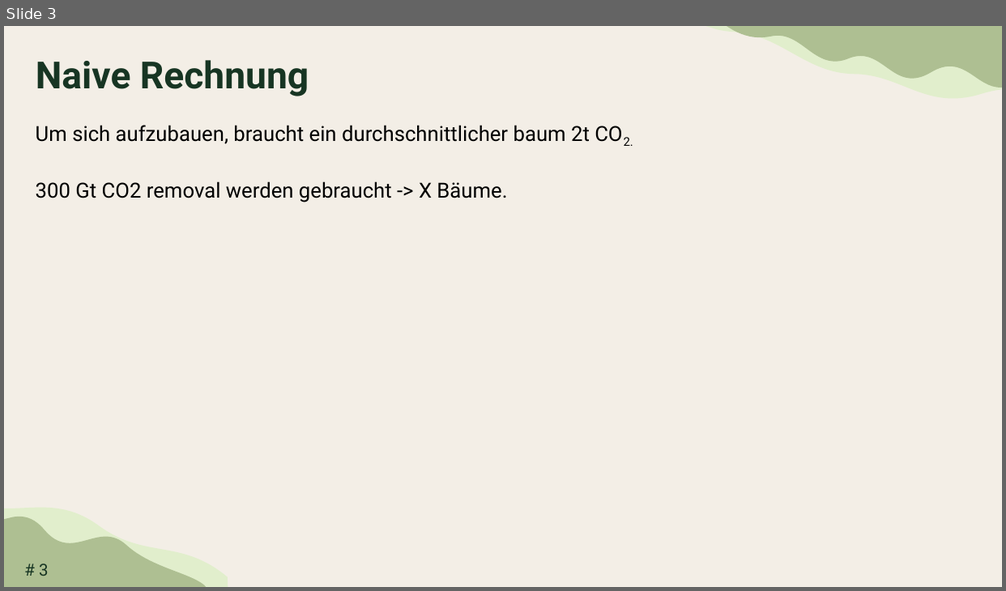
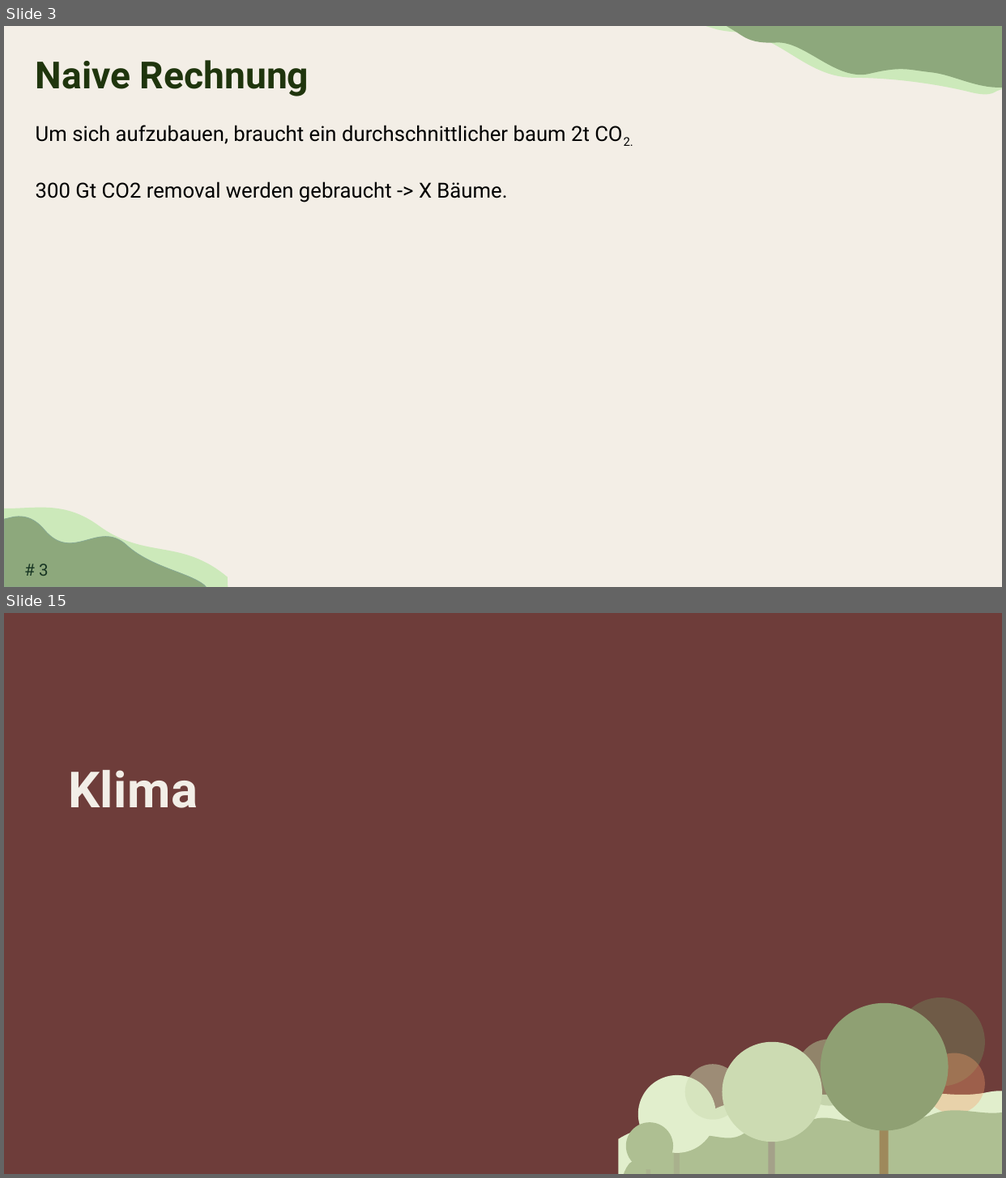
Before and after one commit to TimoDiepers/woodway, a slide deck: docs/slides/dissvortrag.pptx. Shown one above the other, each under a label of ours: slide 3 before the commit, slides 3 and 15 after it; the slides between them are not shown. The pictures are 1006x591 and 1006x1178 pixels, drawn with LibreOffice and Linux fonts; fonts in the diff are those of the drawing. Boxes give left, top, right and bottom in pixels: in the first picture for what was removed or moved away, otherwise in the second. Text is boxed around its words. In the diff, an @@ line names an element or a change of style, - is before the commit and + after.

```diff
--- a/docs/slides/dissvortrag.pptx
+++ b/docs/slides/dissvortrag.pptx
@@ slide 15 added at (x1=4, y1=613, x2=1002, y2=1174), background #6E3D3A @@
@@ title added at (x1=68, y1=770, x2=198, y2=808), 48 pt, text #F2EEE7, bold @@
+Klima
@@ ellipse added at (x1=897, y1=998, x2=986, y2=1087), fill #728157 at 45% opacity @@
@@ ellipse added at (x1=820, y1=1003, x2=948, y2=1131), fill #8FA073 @@
@@ ellipse added at (x1=722, y1=1042, x2=822, y2=1142), fill #CCDBB2 @@
@@ ellipse added at (x1=796, y1=1040, x2=863, y2=1106), fill #AEBF92 at 55% opacity @@
@@ ellipse added at (x1=685, y1=1064, x2=740, y2=1120), fill #CCDBB2 at 50% opacity @@
@@ ellipse added at (x1=924, y1=1053, x2=986, y2=1114), fill #F6A06B at 35% opacity @@
@@ freeform shape added at (x1=619, y1=1092, x2=1002, y2=1174), fill #E1EECC @@
@@ ellipse added at (x1=638, y1=1076, x2=716, y2=1153), fill #E1EECC @@
@@ freeform shape added at (x1=624, y1=1111, x2=1002, y2=1174), fill #AEBF92 @@
@@ ellipse added at (x1=626, y1=1122, x2=673, y2=1170), fill #AEBF92 @@
@@ rounded rectangle added at (x1=769, y1=1122, x2=775, y2=1174), fill #A19786 at 73% opacity @@
@@ rounded rectangle added at (x1=880, y1=1106, x2=889, y2=1174), fill #8C491A at 45% opacity @@
@@ rounded rectangle added at (x1=674, y1=1139, x2=680, y2=1174), fill #A19786 at 35% opacity @@
@@ rounded rectangle added at (x1=646, y1=1156, x2=651, y2=1174), fill #A19786 at 30% opacity @@
@@ slide 3 changed as well @@
@@ freeform shape at (x1=705, y1=26, x2=1002, y2=135): fill #E1EECC to #CCE9BA; outline redrawn @@
@@ freeform shape at (x1=725, y1=26, x2=1002, y2=130): fill #AEBF92 to #8DA87C; outline redrawn @@
@@ title "Naive Rechnung" at (x1=36, y1=60, x2=309, y2=96): text colour #173523 to #1F350D @@
@@ freeform shape at (x1=4, y1=500, x2=228, y2=587): fill #E1EECC to #CCE9BA @@
@@ freeform shape at (x1=4, y1=510, x2=206, y2=587): fill #AEBF92 to #8DA87C; outline none to #87A892 0.63 pt @@
```
Also in this commit, not shown: 16 other slides changed, 47 other slides added, 5 slides removed, 4 other files.
